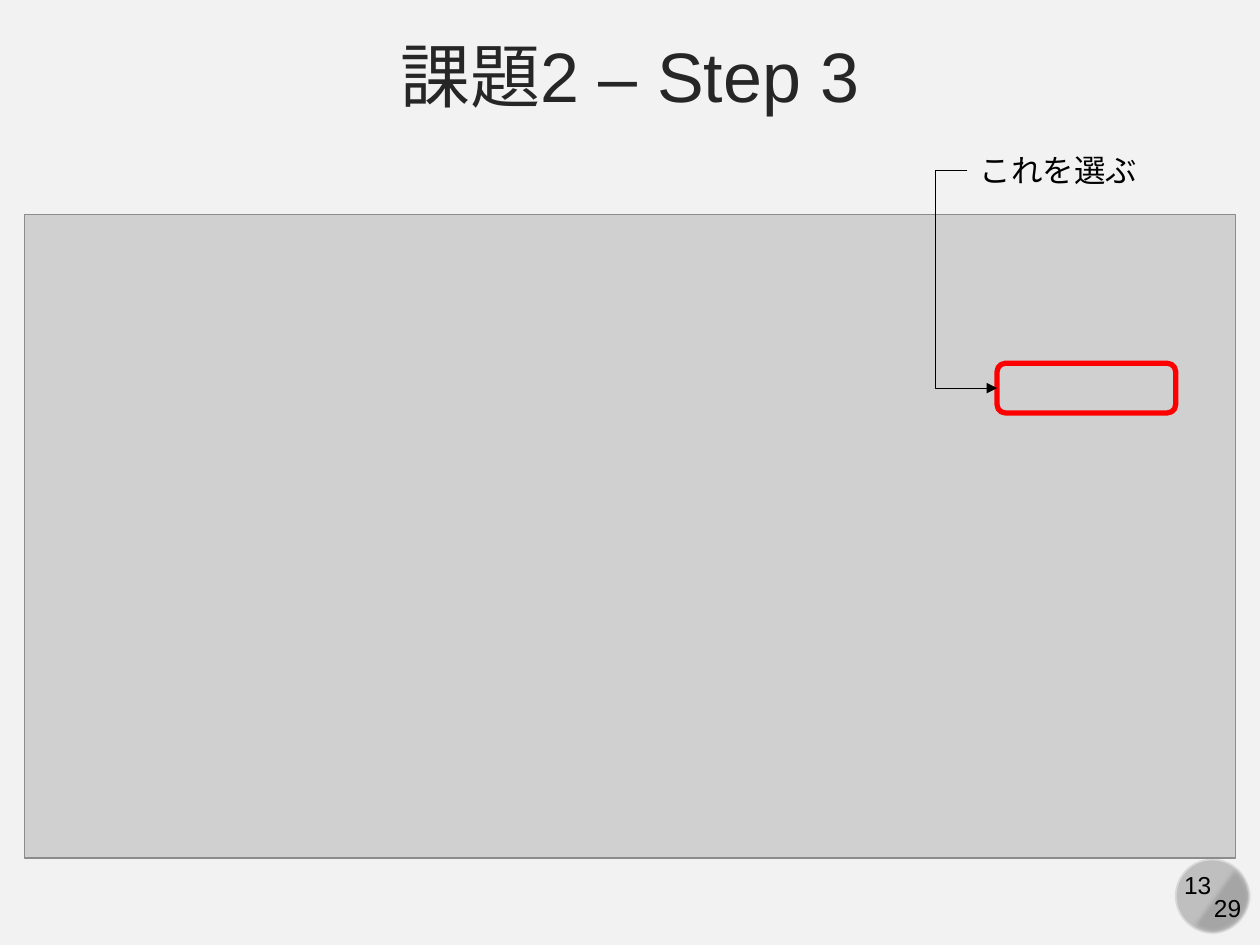
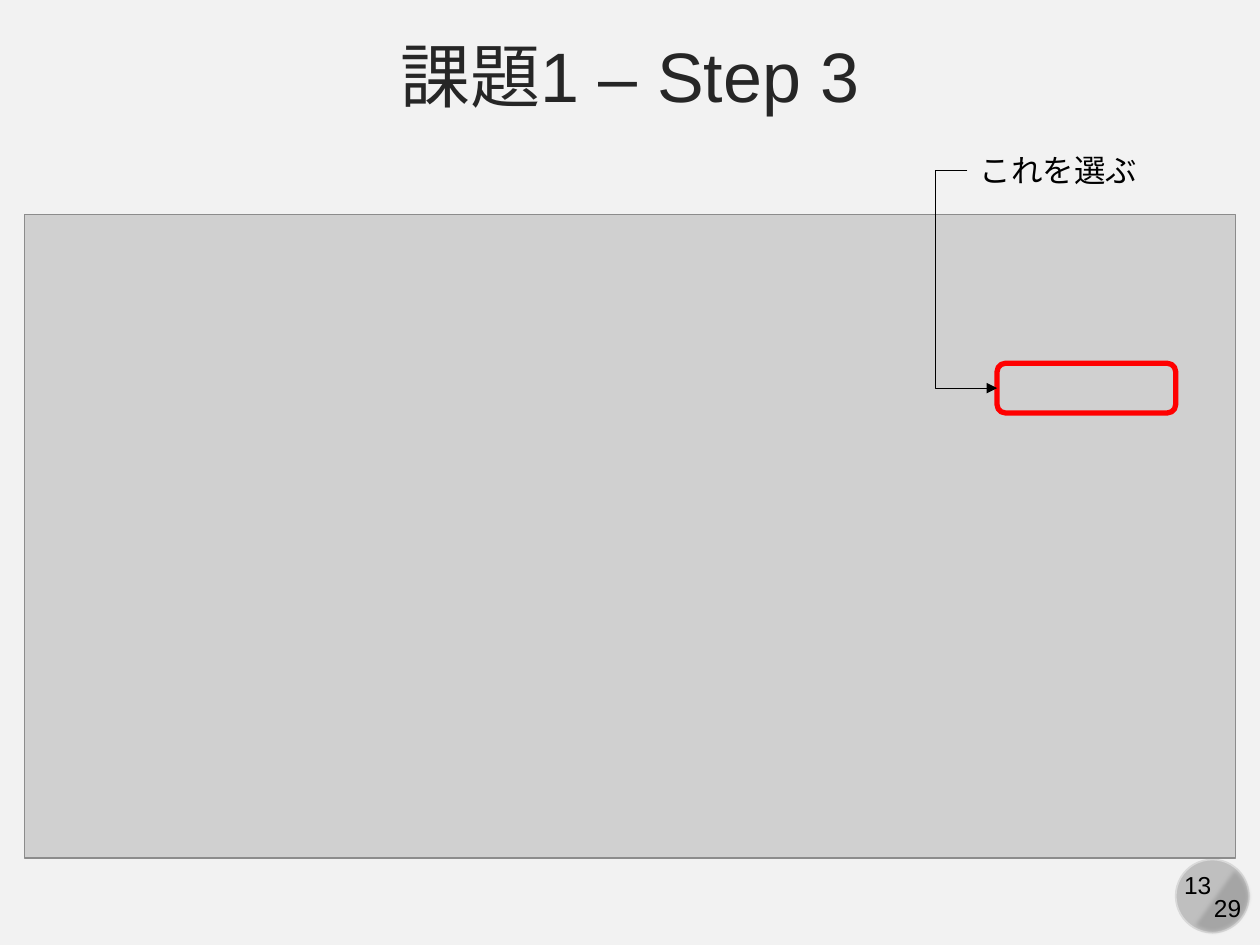
Before and after one commit to kaityo256/github, a slide deck: slide 13 of practice_github/fig/github_ex03.pptx. Drawn at 1260x945 pixels with LibreOffice and Linux fonts; fonts in the diff are those of the drawing; grey boxes stand for pictures. Boxes give left, top, right and bottom in pixels: in the first picture for what was removed or moved away, otherwise in the second. Text is boxed around its words. In the diff, an @@ line names an element or a change of style, - is before the commit and + after.

```diff
--- a/practice_github/fig/github_ex03.pptx
+++ b/practice_github/fig/github_ex03.pptx
@@ text at (401, 45, 859, 115): text changed @@
-課題2 – Step 3
+課題1 – Step 3
```
Also in this commit, not shown: 6 other slides changed, 5 slides added, 1 other file.
